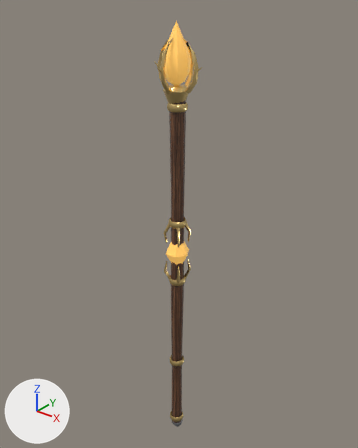
What one commit did to the glTF model godot-prototipo/armas3d/cajado.glb.
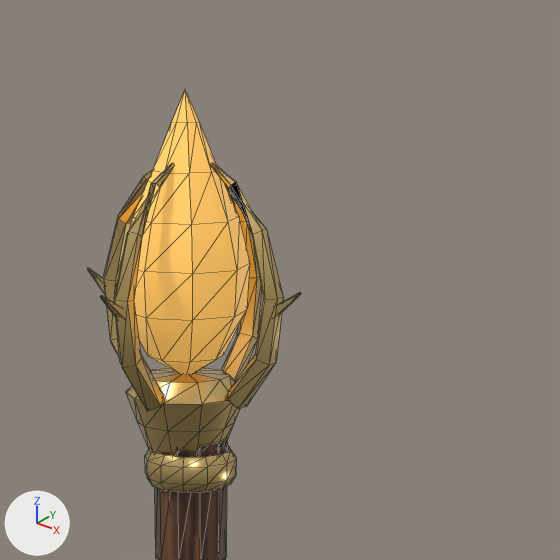
Old and new are each drawn whole from a 50 mm camera at (0.966, -1.195, 1.201) aimed at (-0.031, 0.051, 0.428) and again close up on the part from 37% to 73% of the width and 0% to 29% of the height. Lighting does not change. The marker at lower left points along +X, +Y and +Z. The first two pictures are the older version. The close-ups show mesh edges as thin lines. Vertices at exactly the same position are counted once.

The older version as bpy lines, for what is in view:
```python
me_cajado = bpy.data.meshes.new('cajado')
me_cajado.from_pydata(...)  # 798 vertices, 1340 faces; spans x -0.09..0.1, y -0.09..0.09, z -0.5..1.11
# faces by material slot: [320, 834, 108, 78]
me_cajado.materials.append(mat_madeira)  # picture img_madeira
me_cajado.materials.append(mat_ouro)  # beige #edce89
me_cajado.materials.append(mat_fogo)  # orange #ffc461, glowing brown #aa813e
me_cajado.materials.append(mat_ferro)  # grey #b3b6bc
ob_cajado = bpy.data.objects.new('cajado', me_cajado)
ob_cajado.location = (0.0, 0.0, 0.0)
```
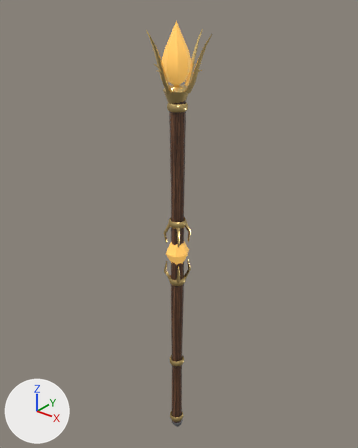
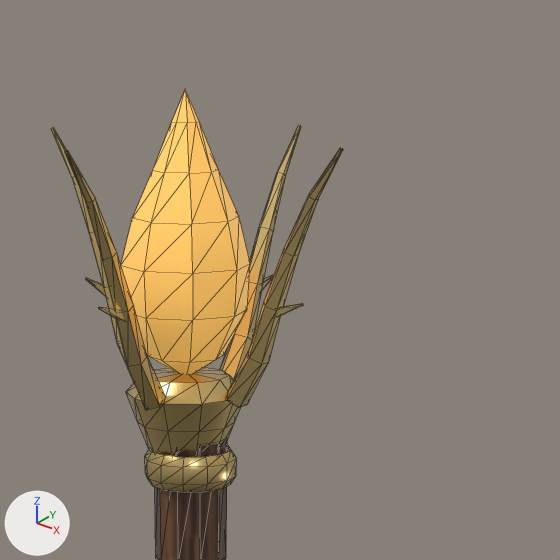
The edits, one by one:
me_cajado is used by ob_cajado; location (0.0, 0.0, 0.0).
me_cajado had 798 vertices, 1340 faces and spanned x -0.09..0.1, y -0.09..0.09, z -0.5..1.11.
me_cajado now has 798 vertices, 1340 faces and spans x -0.12..0.13, y -0.12..0.12, z -0.5..1.11.
Part 1, on me_cajado:
47 vertices are removed from x -0.09..0.1, y -0.09..0.09, z 0.94..1.06.
192 faces are deleted.
3 vertices in x 0.04, y 0.0, z 1.05 move by (0.06, 0.0, 0.0).
3 vertices in x -0.03, y 0.0, z 1.05 move by (-0.07, 0.0, -0.01).
3 vertices in x -0.01, y 0.0, z 1.06 move by (-0.11, 0.0, 0.01).
48 vertices move from x -0.09..0.1, y -0.09..0.09, z 0.94..1.06 to x -0.12..0.13, y -0.09..0.12, z 0.94..1.08.
47 vertices are added at x -0.09..0.1, y -0.12..0.09, z 0.94..1.08.
192 new faces join them, mat_ouro (beige #edce89).
me_cajado part 2: 56 kept faces spanning x -0.12..0.13, y -0.08..0.12, z 0.91..1.08 get new texture (UV) coordinates.
Other edits to the shape of me_cajado do not show in these pictures.

Pixel boxes [x1, y1, x2, y2] of what changed, in the close-ups (560 x 560 px; the box of a moved part takes in the faces that stretch with it):
'cajado', reshaped: before [87, 89, 301, 560]; after [51, 89, 343, 560]
part 1 of me_cajado, moved or reshaped: before [87, 163, 301, 411]; after [65, 129, 318, 410]
part 2 of me_cajado, surface changed: before [111, 163, 275, 405]; after [51, 125, 343, 405]
